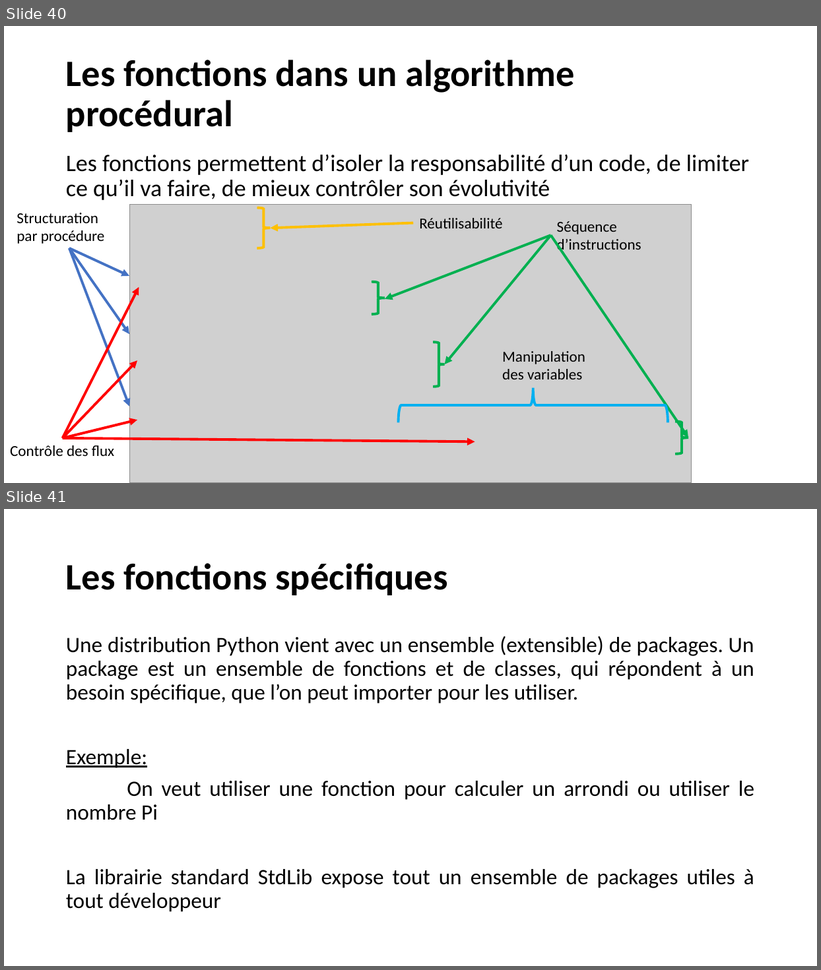
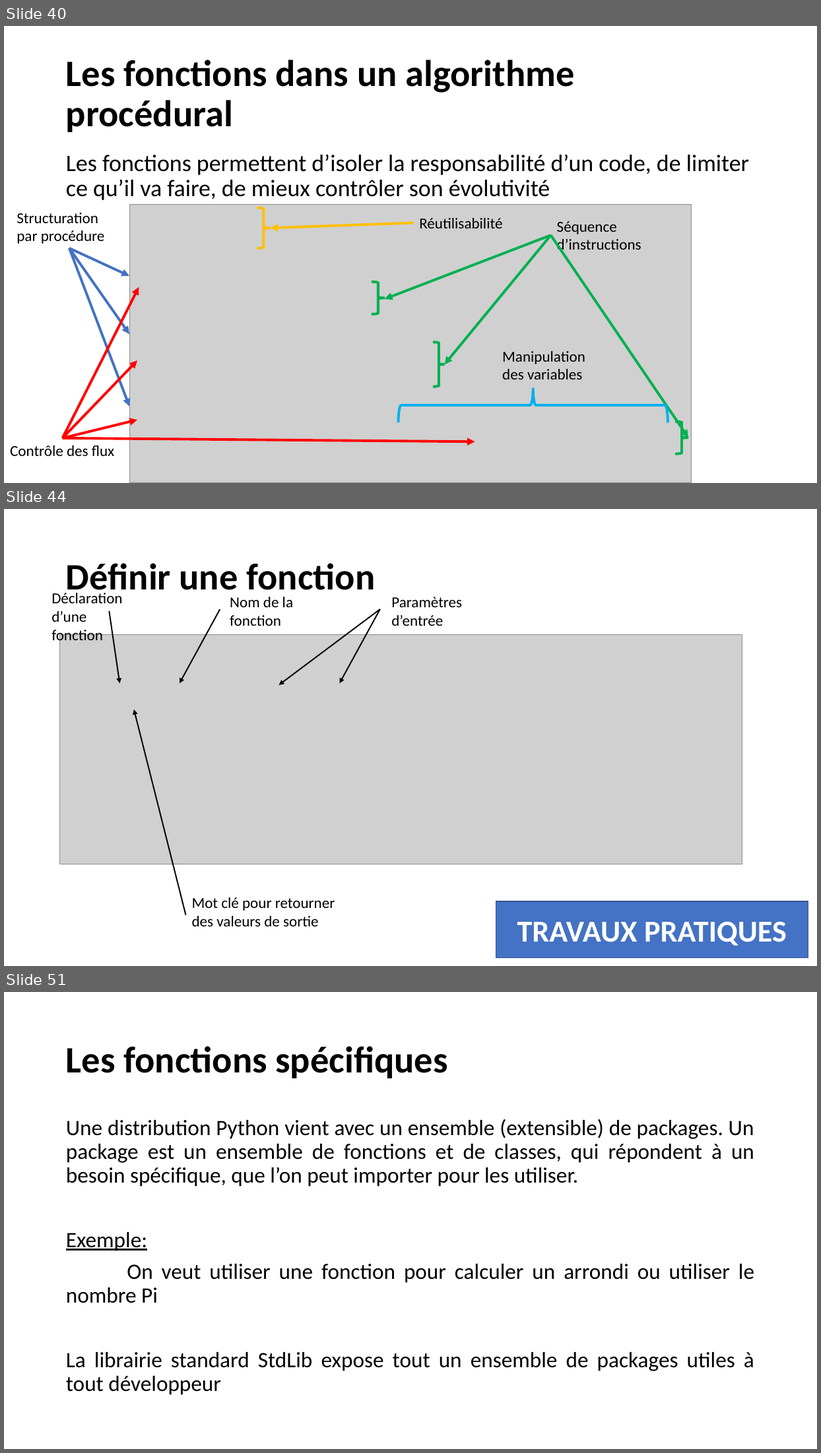
Before and after one commit to AAFINSYS/Formation-Cegos-Python-LI248, a slide deck: Python init ib LI248.pptx. Shown one above the other, each under a label of ours: slides 40 and 41 before the commit, slides 40, 44 and 51 after it; the slides between them are not shown. The pictures are 821x970 and 821x1453 pixels, drawn with LibreOffice and Linux fonts; fonts in the diff are those of the drawing; grey boxes stand for pictures; background and template pictures are left out. Boxes give left, top, right and bottom in pixels: in the first picture for what was removed or moved away, otherwise in the second. Text is boxed around its words. In the diff, an @@ line names an element or a change of style, - is before the commit and + after.

```diff
--- a/Python init ib LI248.pptx
+++ b/Python init ib LI248.pptx
@@ slide 44 added at (4,509,817,966), background picture (left out) @@
@@ title added at (66,563,375,598), 44 pt, text #000000, bold @@
+Définir une fonction
@@ text added at (52,593,122,644), 18 pt, text #000000 @@
+Déclaration d’une fonction
@@ text added at (230,597,293,626), 18 pt, text #000000 @@
+Nom de la fonction
@@ text added at (391,597,462,626), 18 pt, text #000000 @@
+Paramètres d’entrée
@@ arrow added from (109, 611) to (120, 683), #000000 1.5 pt @@
@@ arrow added from (220, 609) to (180, 683), #000000 1.5 pt @@
@@ arrow added from (380, 609) to (279, 685), #000000 1.5 pt @@
@@ arrow added from (380, 609) to (339, 683), #000000 1.5 pt @@
@@ picture added at (60,635,743,865) @@
@@ arrow added from (186, 916) to (134, 710), #000000 1.5 pt @@
@@ text added at (192,898,335,927), 18 pt, text #000000 @@
+Mot clé pour retourner des valeurs de sortie
@@ rectangle added at (496,902,809,958), fill #4472C4, outline #325491 1 pt, 36 pt, text #FFFFFF, bold @@
+TRAVAUX PRATIQUES
@@ what was slide 41 is now slide 51 @@
```
Also in this commit, not shown: 6 slides changed, 10 other slides added, 1 slide removed.
